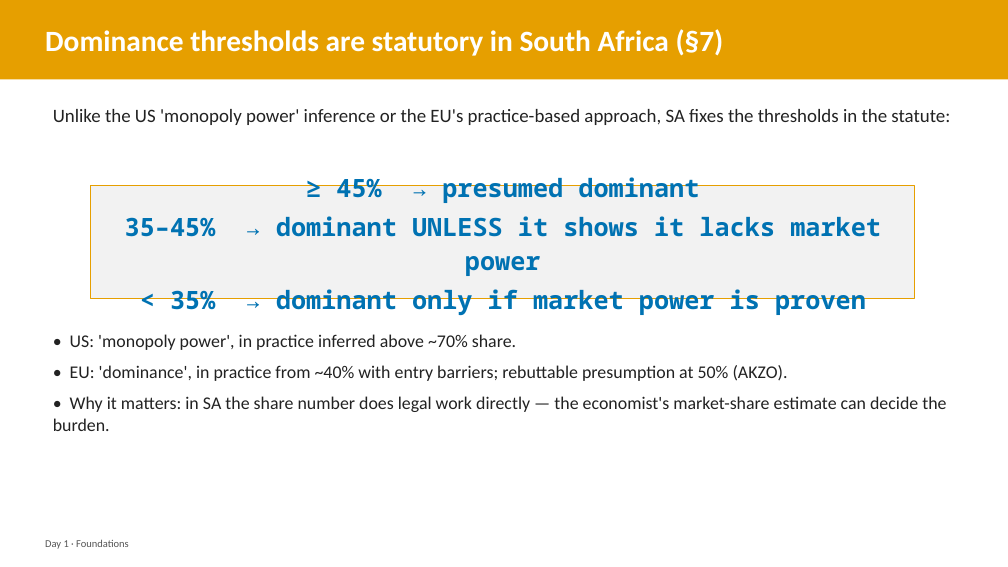
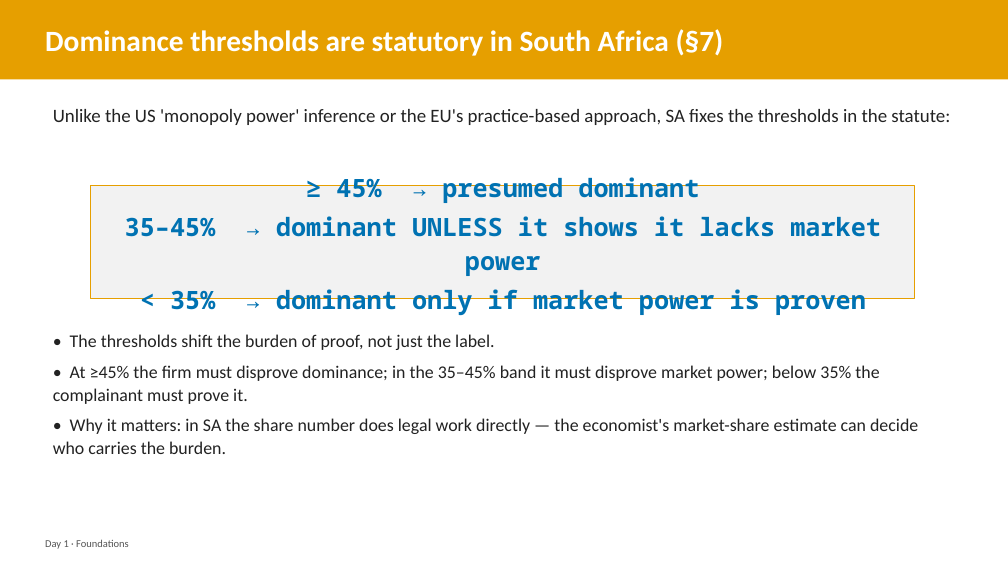
Before and after one commit to laurencehw/antitrust-methods, a slide deck: slide 6 of teaching/slides/day1_foundations.pptx. Drawn at 1008x567 pixels with LibreOffice and Linux fonts; fonts in the diff are those of the drawing. Boxes give left, top, right and bottom in pixels: in the first picture for what was removed or moved away, otherwise in the second. Text is boxed around its words. In the diff, an @@ line names an element or a change of style, - is before the commit and + after.

```diff
--- a/teaching/slides/day1_foundations.pptx
+++ b/teaching/slides/day1_foundations.pptx
@@ text at box(53, 334, 918, 454): text changed @@
-• US: 'monopoly power', in practice inferred above ~70% share.
-• EU: 'dominance', in practice from ~40% with entry barriers; rebuttable presumption at 50% (AKZO).
-• Why it matters: in SA the share number does legal work directly — the economist's market-share estimate can decide the burden.
+• The thresholds shift the burden of proof, not just the label.
+• At ≥45% the firm must disprove dominance; in the 35–45% band it must disprove market power; below 35% the complainant must prove it.
+• Why it matters: in SA the share number does legal work directly — the economist's market-share estimate can decide who carries the burden.
```
Also in this commit, not shown: 18 other slides changed, 28 slides added, 2 other files.
